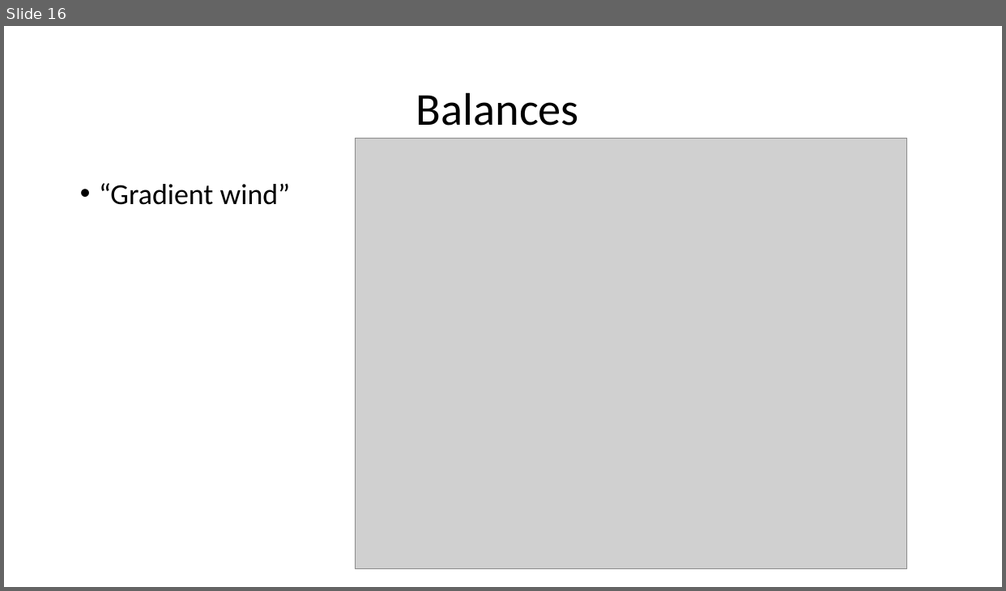
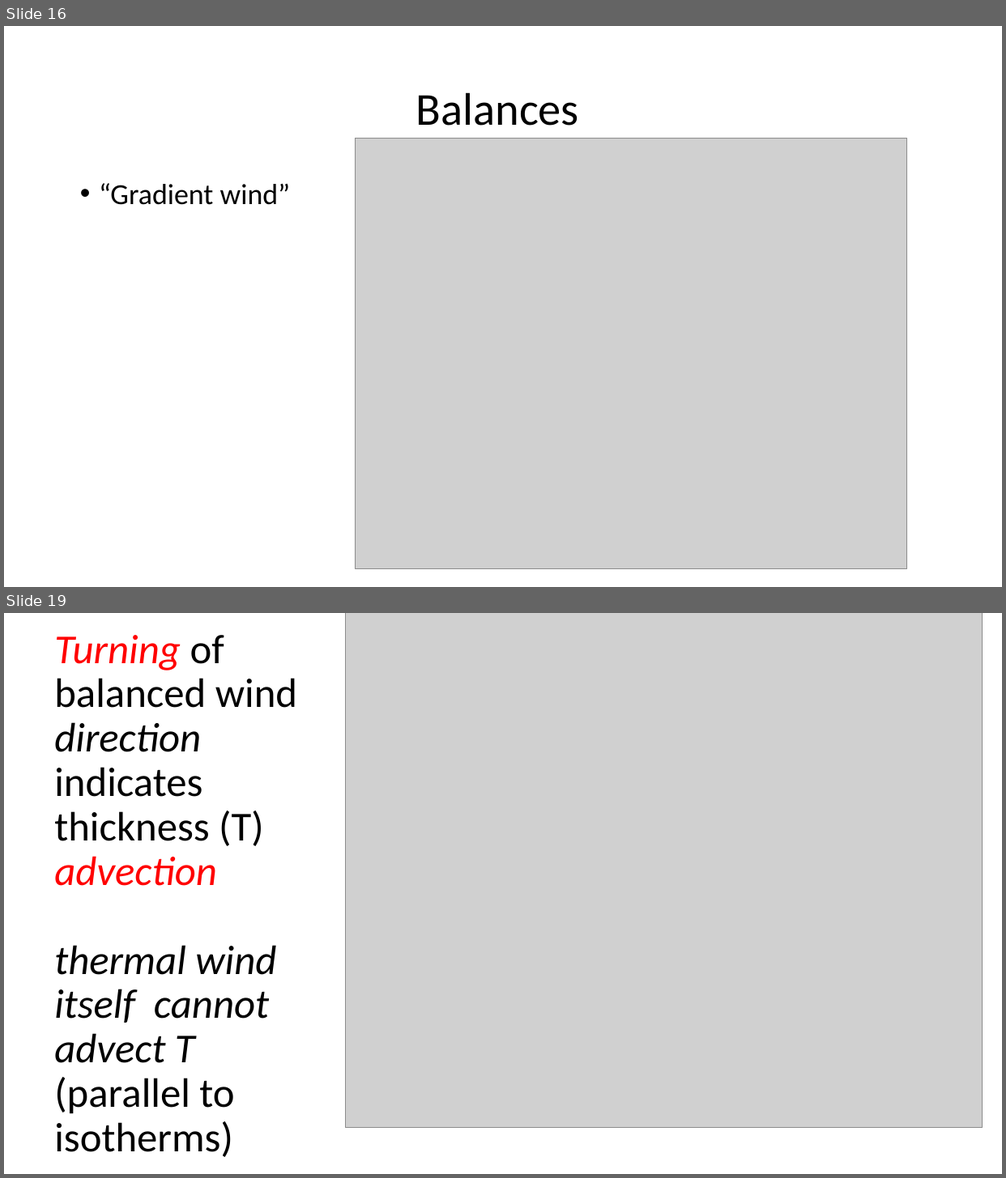
Before and after one commit to ATMOcanes/ATM651, a slide deck: Week3-4_kinematics/Forces_WH7.2.pptx. Shown one above the other, each under a label of ours: slide 16 before the commit, slides 16 and 19 after it; the slides between them are not shown. The pictures are 1006x591 and 1006x1178 pixels, drawn with LibreOffice and Linux fonts; fonts in the diff are those of the drawing; grey boxes stand for pictures. Boxes give left, top, right and bottom in pixels: in the first picture for what was removed or moved away, otherwise in the second. Text is boxed around its words. In the diff, an @@ line names an element or a change of style, - is before the commit and + after.

Commit message:
ppt updates

```diff
--- a/Week3-4_kinematics/Forces_WH7.2.pptx
+++ b/Week3-4_kinematics/Forces_WH7.2.pptx
@@ slide 19 added at (x1=4, y1=613, x2=1002, y2=1174), background #FFFFFF @@
@@ title added at (x1=54, y1=635, x2=297, y2=1157), 39.6 pt, text #000000 @@
+Turning of balanced wind direction indicates thickness (T) advection
+thermal wind itself cannot advect T (parallel to isotherms)
@@ picture added at (x1=345, y1=613, x2=982, y2=1128) @@
```
Also in this commit, not shown: 1 slide changed, 1 other slide added, 1 other file.
